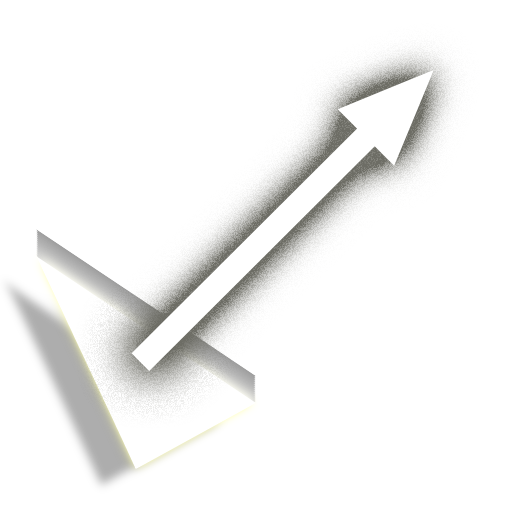
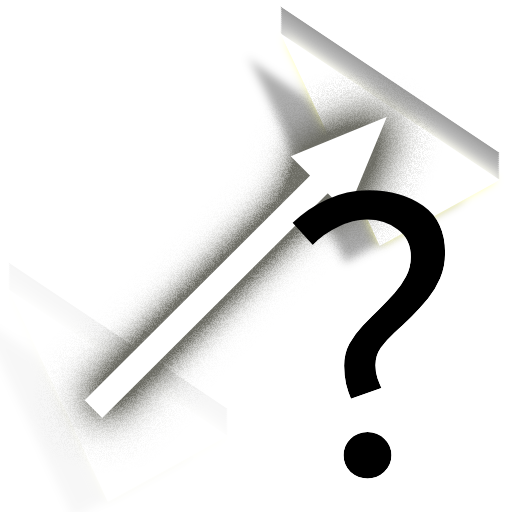
Two versions of the same layered image (512 × 512). Layer-by-layer changes:
added group "quick-translate" with 4 layers above "translate" over [292, 190, 446, 479]
added layer "?" in group "quick-translate" over [292, 190, 446, 479]